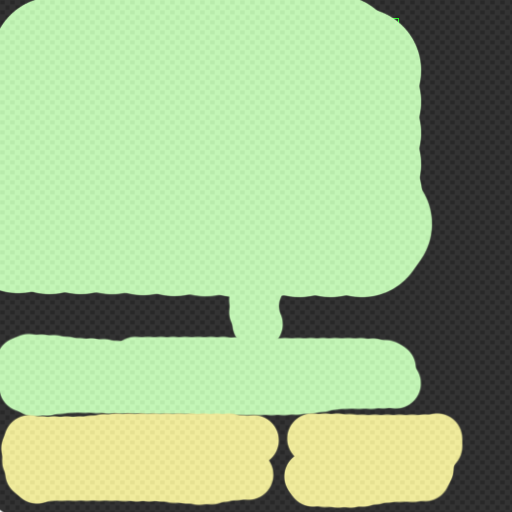
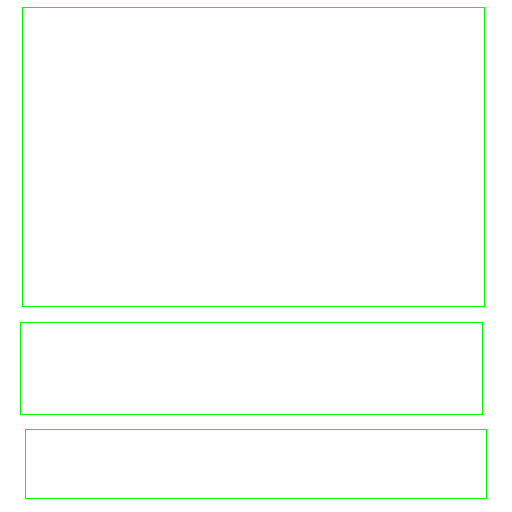
Revision of a layered (512, 512) image; what changed, layer by layer:
removed layer "Layer 3" (was 20%) over [left=0, top=0, right=512, bottom=512]
painted on "Layer 2" over [left=0, top=0, right=464, bottom=510]
painted on "Layer 1" over [left=0, top=0, right=512, bottom=512]
painted on "Layer 0" over [left=13, top=7, right=487, bottom=499]
